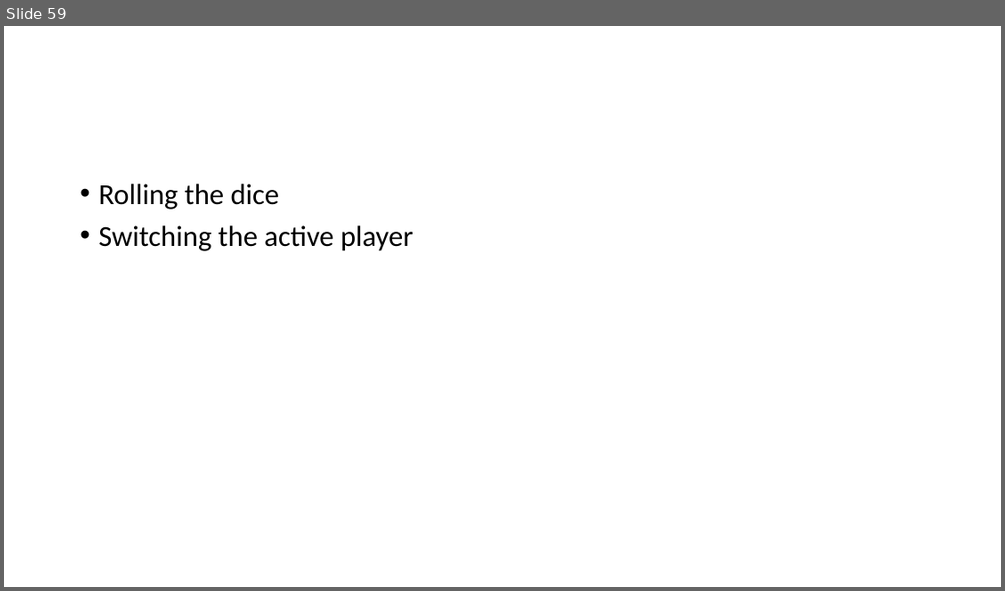
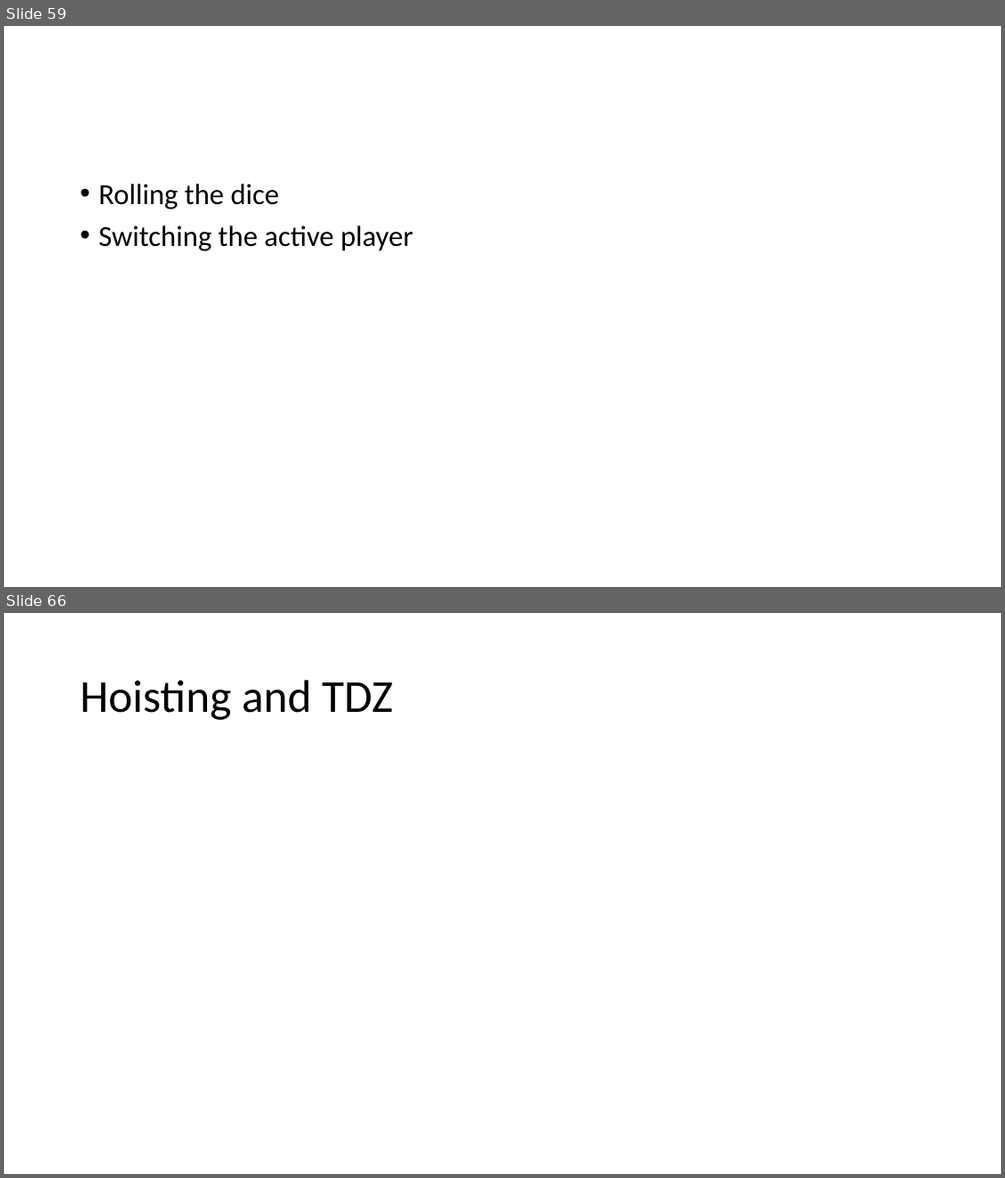
Before and after one commit to PiyushChaturvedii/Batch05, a slide deck: JavaScript.pptx. Shown one above the other, each under a label of ours: slide 59 before the commit, slides 59 and 66 after it; the slides between them are not shown. The pictures are 1005x591 and 1005x1178 pixels, drawn with LibreOffice and Linux fonts; fonts in the diff are those of the drawing. Boxes give left, top, right and bottom in pixels: in the first picture for what was removed or moved away, otherwise in the second. Text is boxed around its words. In the diff, an @@ line names an element or a change of style, - is before the commit and + after.

```diff
--- a/JavaScript.pptx
+++ b/JavaScript.pptx
@@ slide 66 added at <box>4,613,1001,1174</box>, background #FFFFFF @@
@@ title added at <box>80,680,393,720</box>, 44 pt, text #000000 @@
+Hoisting and TDZ
```
Also in this commit, not shown: 10 other slides added, 22 other files.
